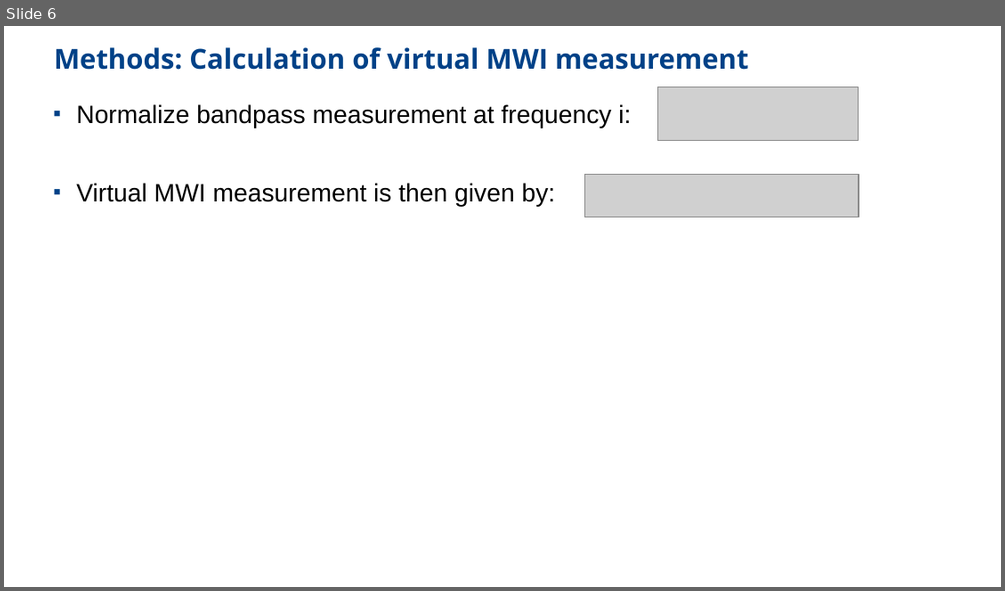
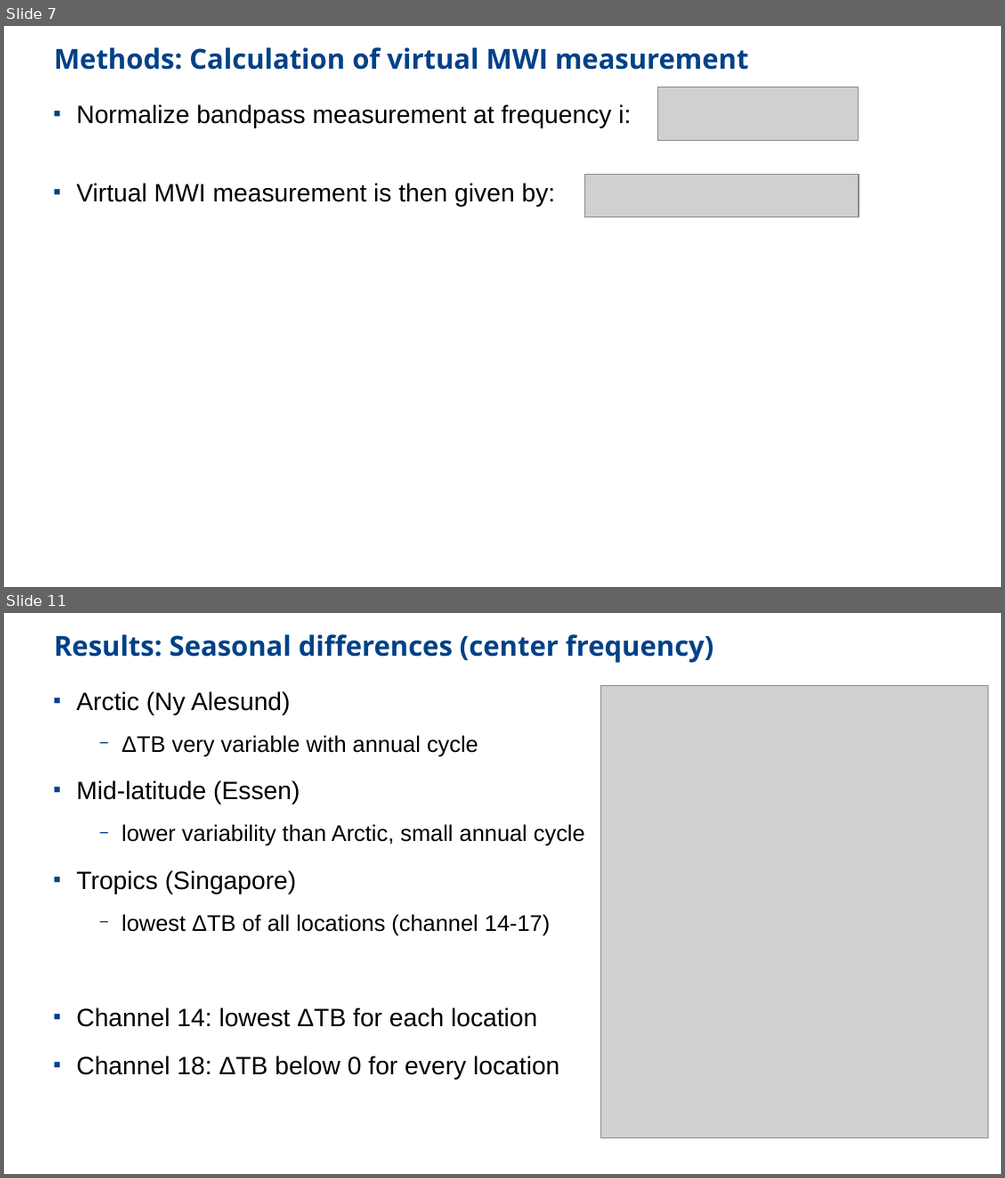
Before and after one commit to nrisse/mwi-srf183, a slide deck: bandpass_presentation.odp. Shown one above the other, each under a label of ours: slide 6 before the commit, slides 7 and 11 after it; the slides between them are not shown. The pictures are 1005x591 and 1005x1178 pixels, drawn with LibreOffice and Linux fonts; fonts in the diff are those of the drawing; grey boxes stand for pictures. Boxes give left, top, right and bottom in pixels: in the first picture for what was removed or moved away, otherwise in the second. Text is boxed around its words. In the diff, an @@ line names an element or a change of style, - is before the commit and + after.

```diff
--- a/bandpass_presentation.odp
+++ b/bandpass_presentation.odp
@@ slide 11 added at (4,613,1001,1174), background #FFFFFF @@
@@ title added at (54,634,713,663), 22 pt, text #004187, bold @@
+Results: Seasonal differences (center frequency)
@@ text added at (76,691,585,1079), 20 pt, text #000000 @@
+■ Arctic (Ny Alesund)
+  − ΔTB very variable with annual cycle
+■ Mid-latitude (Essen)
+  − lower variability than Arctic, small annual cycle
+■ Tropics (Singapore)
+  − lowest ΔTB of all locations (channel 14-17)
+■ Channel 14: lowest ΔTB for each location
+■ Channel 18: ΔTB below 0 for every location
@@ picture added at (601,685,989,1137) @@
@@ what was slide 6 is now slide 7 @@
```
Also in this commit, not shown: 1 slide changed, 14 other slides added, 1 slide removed, 6 other files.
